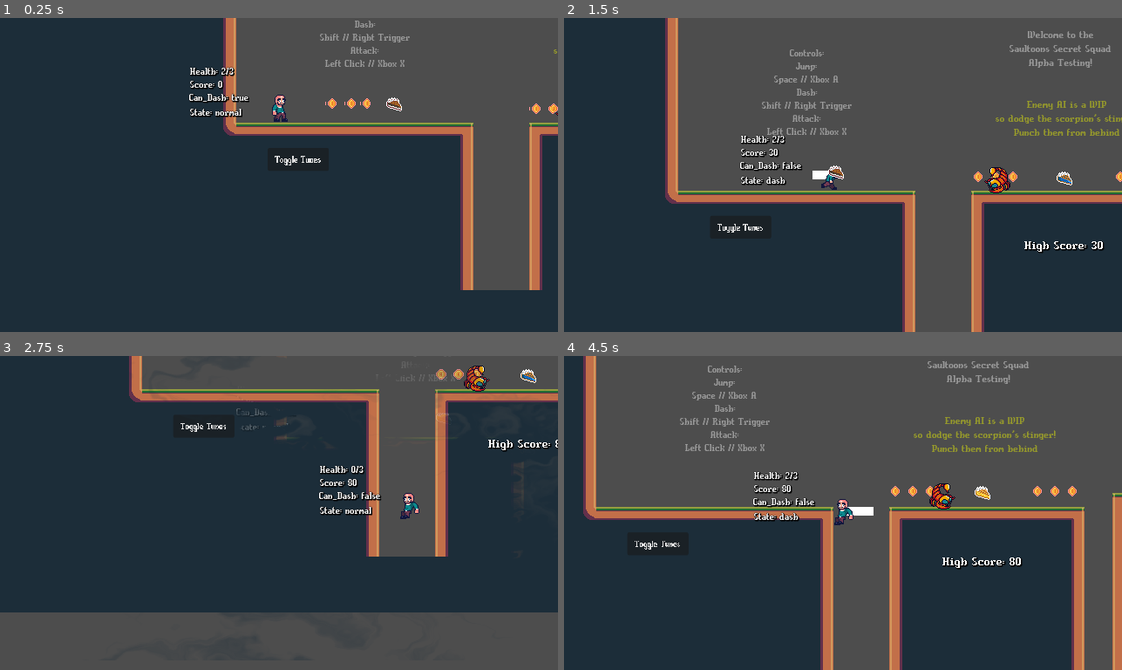
Above: before the commit, frames 1-4 (two rows, left to right).
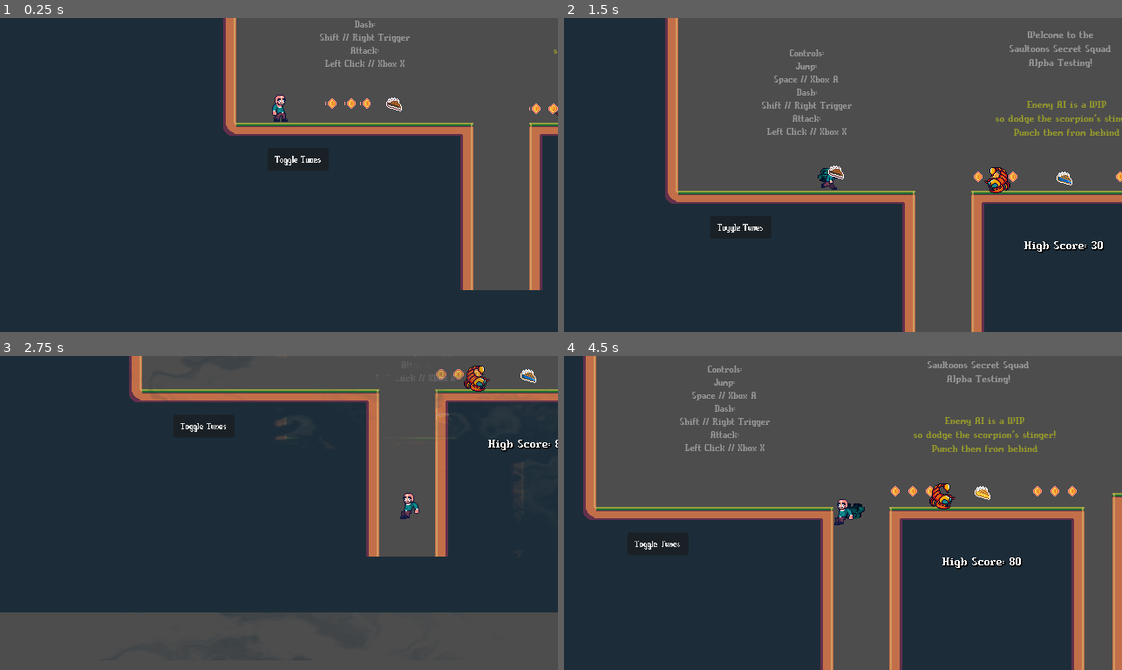
Above: after the commit, the same moments.

Repository: Aleiocus/The-Gallery-Heist
Game: Godot game, scene res://Scenes/Game/Levels/testing.tscn
Same seed, same stepped clock (60 frames per second), same inputs: the game is played once before the commit and once after it.
Inputs (mouse positions are in pixels of both pictures, inside the frame that each line leads up to):
- Up to frame 1 (0.25 s): no input
- Up to frame 2 (1.5 s): move the mouse to (965, 159) at 0.52 s; hold D (right) from 0.53 s (still down); click (965, 159) at 0.6 s; tap Space (jump) at 0.77 s; move the mouse to (731, 190) at 1.27 s; tap Shift (dash) at 1.35 s
- Up to frame 3 (2.75 s): tap Space (jump) at 1.52 s; move the mouse to (334, 443) at 2.02 s; release D (right) at 2.03 s; hold A (left) from 2.03 s (still down); click (334, 443) at 2.1 s
- Up to frame 4 (4.5 s): move the mouse to (815, 575) at 2.77 s; release A (left) at 2.78 s; hold D (right) 2.78-4.28 s; tap Shift (dash) at 2.85, 4.35 s; tap Space (jump) at 3.02, 3.77 s; move the mouse to (1010, 560) at 3.52 s; click (1010, 560) at 3.6 s; move the mouse to (675, 465) at 4.27 s; hold A (left) from 4.28 s (still down)

The runs differ from the first frame. In frame 1, 0.6% of the frame differs, in the area x 33-45%, y 15-32%; in frame 2, 0.7%; in frame 3, 0.7%; in frame 4, 0.8%, in the area x 33-56%, y 36-53%.

Commit message:
Played with visual effects, half baked dash trail and dust trail

Diff:
--- a/Scenes/Characters/Saul/player.tscn
+++ b/Scenes/Characters/Saul/player.tscn
@@ -1,7 +1,8 @@
-[gd_scene load_steps=68 format=3 uid="uid://k2awgkbabx7v"]
+[gd_scene load_steps=71 format=3 uid="uid://k2awgkbabx7v"]
 
 [ext_resource type="Script" path="res://Scripts/Player Related/player.gd" id="1_mr0if"]
 [ext_resource type="PackedScene" uid="uid://yxxgx3h82w35" path="res://Scenes/Objects/dash_trail.tscn" id="2_5f8fx"]
+[ext_resource type="Texture2D" uid="uid://bub4c30sbpgw1" path="res://Resources/Textures/SaulSprites/Default.png" id="3_l6q1r"]
 [ext_resource type="AudioStream" uid="uid://cqinx1if47psh" path="res://Resources/Audio/SFX/jump2.wav" id="4_kn1s7"]
 [ext_resource type="AudioStream" uid="uid://dpg46pasbhqyu" path="res://Resources/Audio/SFX/jump1.wav" id="5_4b5h4"]
 [ext_resource type="AudioStream" uid="uid://bxe2502g4y2iv" path="res://Resources/Audio/SFX/dash.wav" id="5_jppin"]
@@ -13,7 +14,6 @@
 [ext_resource type="AudioStream" uid="uid://dchgcqkkk4n0j" path="res://Resources/Audio/SFX/explosion 1.wav" id="10_kv2jx"]
 [ext_resource type="Texture2D" uid="uid://buql8wtc73qsp" path="res://Resources/Textures/SaulSprites/WallHang_Extra (AddinSachen).png" id="11_jbq0j"]
 [ext_resource type="Texture2D" uid="uid://0r7bmjic63s5" path="res://Resources/Textures/SaulSprites/Idle (AddinSachen).png" id="11_udw8v"]
-[ext_resource type="Texture2D" uid="uid://dx4s0wm5fe52y" path="res://Resources/Textures/SaulSprites/DashingAnticipation (AddinSachen).png" id="12_47jh6"]
 [ext_resource type="Texture2D" uid="uid://cj43l3mynic37" path="res://Resources/Textures/SaulSprites/Running (AddinSachen).png" id="12_qitmq"]
 [ext_resource type="Texture2D" uid="uid://dq2whk7itu8n4" path="res://Resources/Textures/PLACEHOLDERS/hitcircle.png" id="13_icoih"]
 [ext_resource type="Texture2D" uid="uid://me1hjfcqsjid" path="res://Resources/Textures/SaulSprites/Walking (AddinSachen).png" id="13_kjcqa"]
@@ -25,6 +25,11 @@
 [ext_resource type="Texture2D" uid="uid://fw1h5po3wxnw" path="res://Resources/Textures/SaulSprites/WallSlide (AddinSachen).png" id="19_8f801"]
 [ext_resource type="Texture2D" uid="uid://drod5aixx84ru" path="res://Resources/Textures/SaulSprites/Skidding (AddinSachen).png" id="19_dfoq3"]
 [ext_resource type="Texture2D" uid="uid://djjnknhd3px7v" path="res://Resources/Textures/SaulSprites/Wall_Jump (AddinSachen)-Sheet.png" id="21_gdhq3"]
+[ext_resource type="PackedScene" uid="uid://l5aj8nwgghqe" path="res://Scenes/Objects/dust_trail.tscn" id="26_2xccu"]
+
+[sub_resource type="Curve" id="Curve_7ja0l"]
+_data = [Vector2(0, 0.622642), 0.0, 0.116019, 0, 0, Vector2(0.525, 0.954717), -0.234801, -0.234801, 0, 0, Vector2(1, 1), 1.2938, 0.0, 0, 0]
+point_count = 3
 
 [sub_resource type="AudioStreamRandomizer" id="AudioStreamRandomizer_2odja"]
 streams_count = 2
@@ -41,12 +46,14 @@
 atlas = ExtResource("12_qitmq")
 region = Rect2(160, 0, 32, 32)
 
+[sub_resource type="CompressedTexture2D" id="CompressedTexture2D_78ayj"]
+
 [sub_resource type="AtlasTexture" id="AtlasTexture_qjd3o"]
-atlas = ExtResource("12_47jh6")
+atlas = SubResource("CompressedTexture2D_78ayj")
 region = Rect2(0, 0, 32, 32)
 
 [sub_resource type="AtlasTexture" id="AtlasTexture_hcwdh"]
-atlas = ExtResource("12_47jh6")
+atlas = SubResource("CompressedTexture2D_78ayj")
 region = Rect2(32, 0, 32, 32)
 
 [sub_resource type="AtlasTexture" id="AtlasTexture_u5hpc"]
@@ -371,7 +378,12 @@
 script = ExtResource("1_mr0if")
 
 [node name="DashTrail" parent="." instance=ExtResource("2_5f8fx")]
-_max_length = 10
+width = 20.0
+width_curve = SubResource("Curve_7ja0l")
+default_color = Color(0.0431373, 0.541176, 0.560784, 1)
+texture = ExtResource("3_l6q1r")
+texture_mode = 2
+_max_length = 20
 
 [node name="Timers" type="Node2D" parent="."]
 
@@ -464,6 +476,7 @@
 animation = &"Idle"
 
 [node name="Score" type="Label" parent="."]
+visible = false
 offset_left = -102.0
 offset_top = -31.0
 offset_right = -56.0
@@ -472,6 +485,7 @@
 label_settings = SubResource("LabelSettings_klmy4")
 
 [node name="DashFeedback" type="Label" parent="."]
+visible = false
 offset_left = -103.0
 offset_top = -16.0
 offset_right = -18.0
@@ -480,6 +494,7 @@
 label_settings = SubResource("LabelSettings_klmy4")
 
 [node name="HealthFeedback" type="Label" parent="."]
+visible = false
 offset_left = -102.0
 offset_top = -46.0
 offset_right = -17.0
@@ -488,6 +503,7 @@
 label_settings = SubResource("LabelSettings_klmy4")
 
 [node name="Label" type="Label" parent="."]
+visible = false
 offset_left = -102.0
 offset_top = 1.0
 offset_right = -62.0
@@ -513,5 +529,11 @@
 scale = Vector2(1.3125, 1.25)
 texture = ExtResource("13_icoih")
 
+[node name="DustTrail" parent="." instance=ExtResource("26_2xccu")]
+visible = false
+position = Vector2(0, 15)
+amount = 30
+emission_sphere_radius = 4.0
+
 [connection signal="timeout" from="Timers/TookHit" to="." method="_on_took_hit_timeout"]
 [connection signal="body_entered" from="Hitbox" to="Hitbox" method="_on_body_entered"]
--- a/Scenes/Objects/dash_trail.tscn
+++ b/Scenes/Objects/dash_trail.tscn
@@ -3,10 +3,8 @@
 [ext_resource type="Script" path="res://Scenes/Objects/dash_trail.gd" id="1_cb0hb"]
 
 [node name="DashTrail" type="Line2D"]
-joint_mode = 2
 begin_cap_mode = 1
-end_cap_mode = 2
-antialiased = true
+end_cap_mode = 1
 script = ExtResource("1_cb0hb")
 
 [node name="PointTimer" type="Timer" parent="."]
--- /dev/null
+++ b/Scenes/Objects/dust_trail.tscn
@@ -0,0 +1,10 @@
+[gd_scene format=3 uid="uid://l5aj8nwgghqe"]
+
+[node name="DustTrail" type="CPUParticles2D"]
+amount = 15
+lifetime = 2.0
+speed_scale = 2.0
+emission_shape = 1
+emission_sphere_radius = 10.0
+direction = Vector2(-1, 0)
+gravity = Vector2(-50, 0)
--- a/Scripts/Player Related/player.gd
+++ b/Scripts/Player Related/player.gd
@@ -36,6 +36,7 @@
 @onready var _dash_cooldown = $Timers/DashCooldown
 @onready var _dash_timer : Timer = $Timers/DashTimer
 @onready var _dash_trail : Line2D = $DashTrail
+@onready var _dust_trail = $DustTrail
 @onready var _slide_delay = $Timers/SlideDelay
 @onready var _detect_right = $Detection/Right
 @onready var _detect_left = $Detection/Left
Binary file added: Resources/Textures/SaulSprites/Default.png
Not shown, changed: Resources/Textures/SaulSprites/Default.png.import
